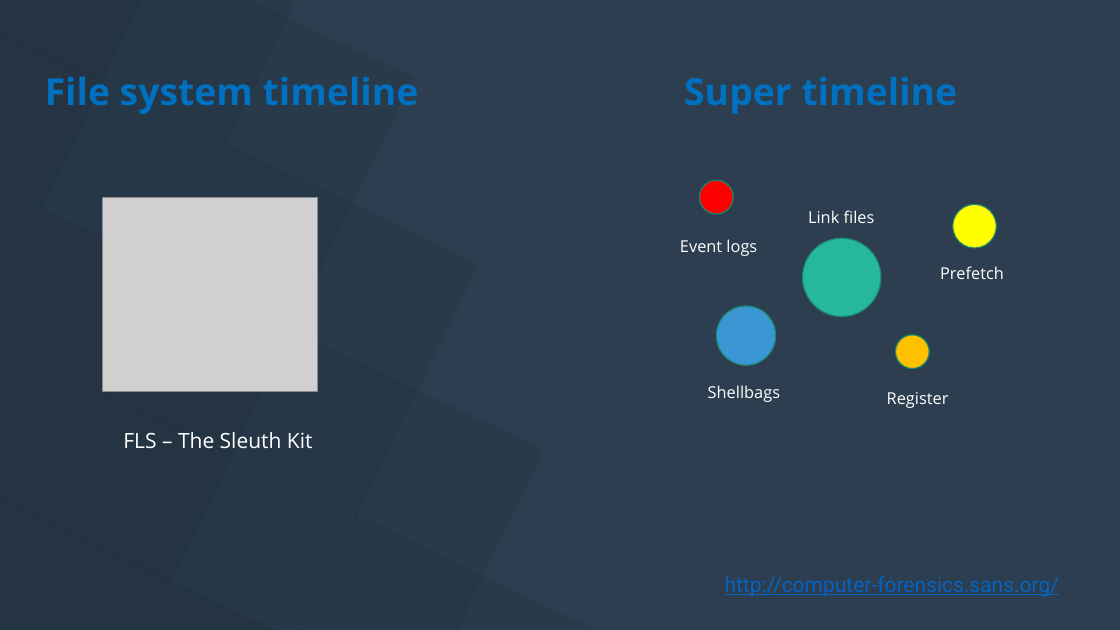
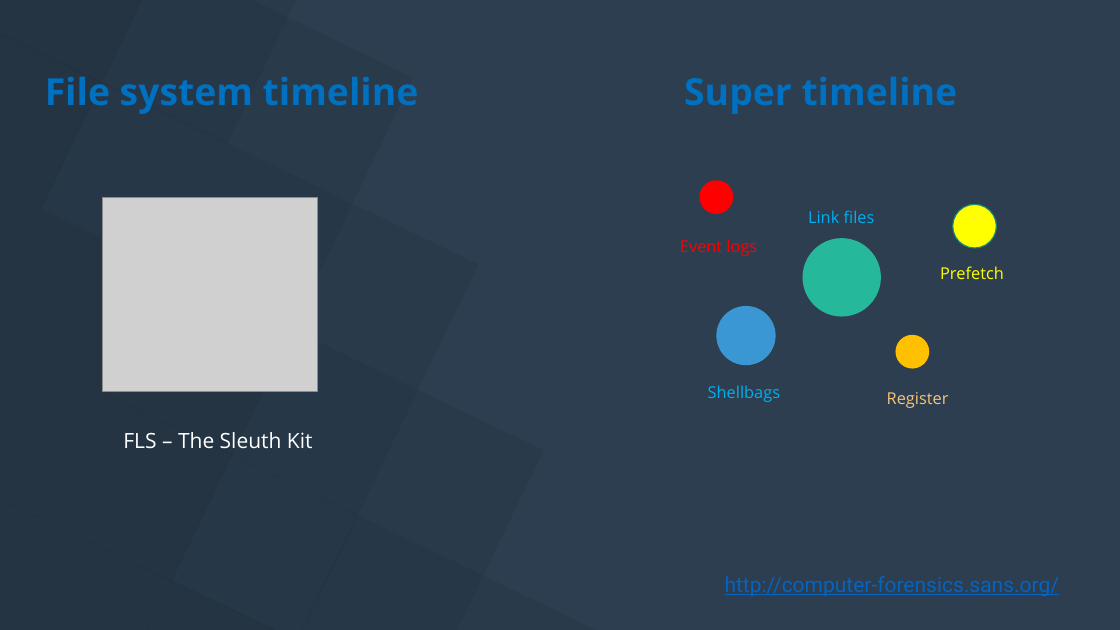
Before and after one commit to khangtictoc/NT334.M21.ANTN-Digital-Forensic, a slide deck: slide 4 of Seminar/Report/Final_Report.pptx. Drawn at 1120x630 pixels with LibreOffice and Linux fonts; fonts in the diff are those of the drawing; grey boxes stand for pictures. Boxes give left, top, right and bottom in pixels: in the first picture for what was removed or moved away, otherwise in the second. Text is boxed around its words. In the diff, an @@ line names an element or a change of style, - is before the commit and + after.

```diff
--- a/Seminar/Report/Final_Report.pptx
+++ b/Seminar/Report/Final_Report.pptx
@@ text "Link files" at [808,210,875,223]: text colour #FFFFFF to #00B0F0 @@
@@ text "Event logs" at [680,239,757,256]: text colour #FFFFFF to #FF0000 @@
@@ text "Prefetch" at [940,266,1004,279]: text colour #FFFFFF to #FFFF00 @@
@@ outline #1B8872 1 pt to none in 3 elements at [717,306,776,365], [700,181,734,214], [896,335,929,369] @@
@@ text "Shellbags" at [708,385,780,402]: text colour #FFFFFF to #00B0F0 @@
@@ text "Register" at [887,392,949,408]: text colour #FFFFFF to #F7C479 @@
```
Also in this commit, not shown: 2 other slides changed, 4 slides added, 1 slide removed, 15 other files.
